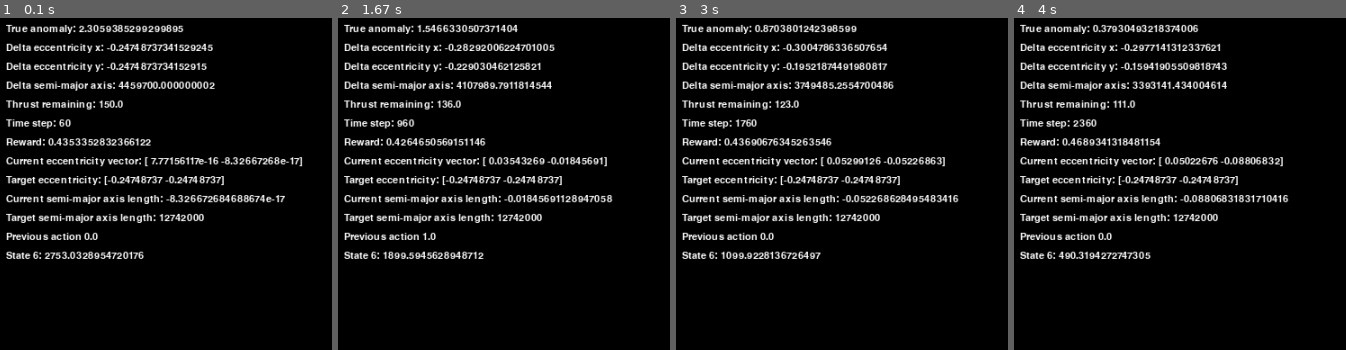
Above: before the commit, frames 1-4 (left to right).
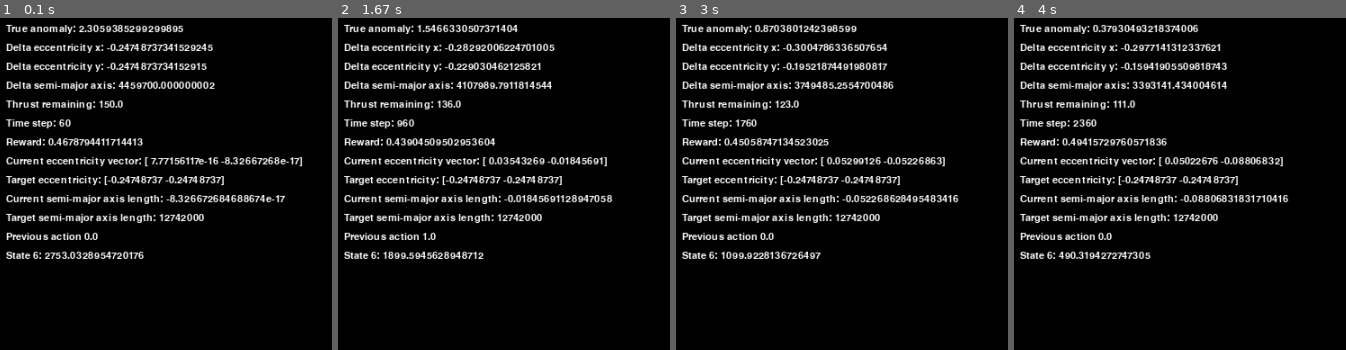
Above: after the commit, the same moments.

Repository: degtrdg/hohmann-transfer-rl
Game: pygame game, started from game.py
Same seed, same stepped clock (60 frames per second), same inputs: the game is played once before the commit and once after it.
Inputs:
- Up to frame 1 (0.1 s): no input
- Up to frame 2 (1.67 s): tap Space at 0.33, 0.73, 1.03, 1.23, 1.57 s
- Up to frame 3 (3 s): tap Space at 1.87, 2.07, 2.37, 2.63, 2.97 s
- Up to frame 4 (4 s): tap Space at 3.27, 3.4, 3.8 s
The pictures show only the part of the screen within x 0-50%, y 0-50%; the shares and areas given below are measured in that part.

The runs differ from the first frame. In frame 1, 0.5% of the frame differs, in the area x 18-46%, y 36-39%; in frame 2, 0.5%; in frame 3, 0.5%; in frame 4, 0.5%.

Commit message:
removed a from reward

Diff:
--- a/SimpleBurnEnv.py
+++ b/SimpleBurnEnv.py
@@ -97,7 +97,7 @@
         else:
             continuity_reward = 0
 
-        return np.exp(-((delta_a)**2 + (delta_e)**2)) + continuity_reward + 0.2*state[4]/150
+        return np.exp(-((delta_e)**2)) + continuity_reward
 
     def step(self, action, dt=10):
         # TODO: Add further terminal conditions and reward
--- a/simple_model_test.py
+++ b/simple_model_test.py
@@ -13,7 +13,7 @@
 env.state[5] = 1
 
 model_dir = "models/simple/DQN"
-model = PPO.load(f'{model_dir}/750000')
+model = PPO.load(f'{model_dir}/575000')
 # model = PPO.load("saved-models/120000_simple_no_ta")
 
 # Initial orbit
@@ -35,6 +35,7 @@
         plt.scatter(env.ivp_state[0], env.ivp_state[1], color='red', marker='x', s=40)
         break
     positions[i,:] = env.ivp_state[0:2]
+    print(env.reward(env.state, action))
 
 plt.plot(positions[:,0], positions[:,1], 'darkorange', alpha=1)
 if len(burns) > 0:
